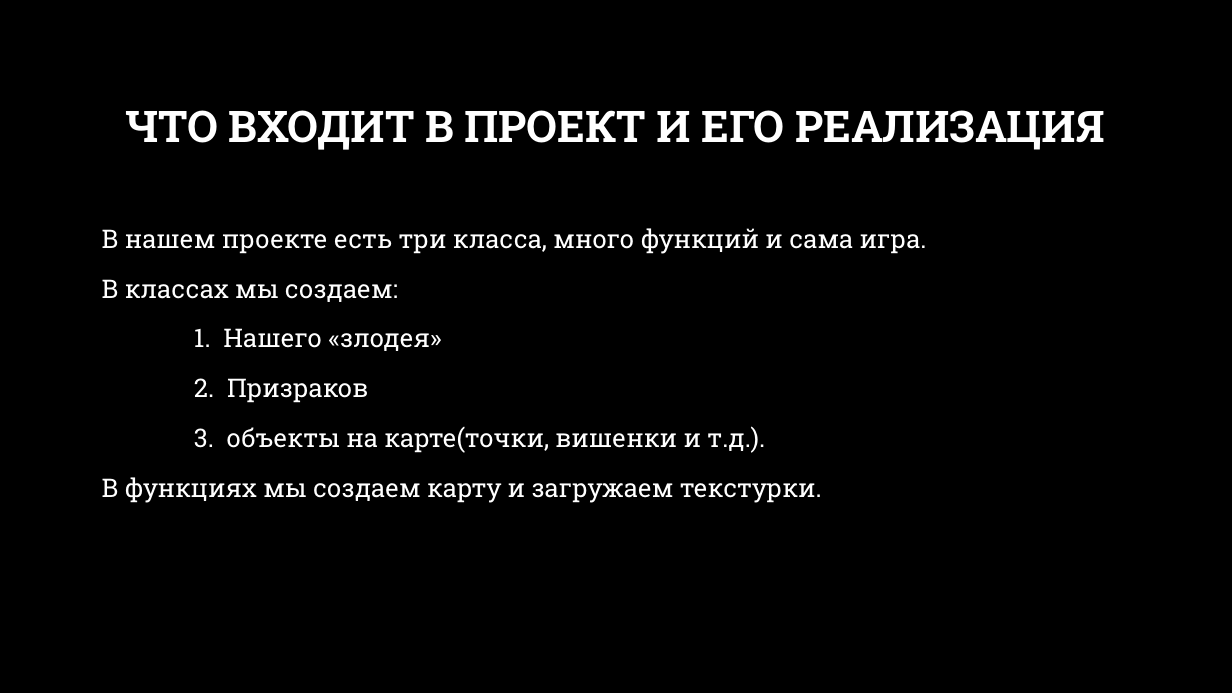
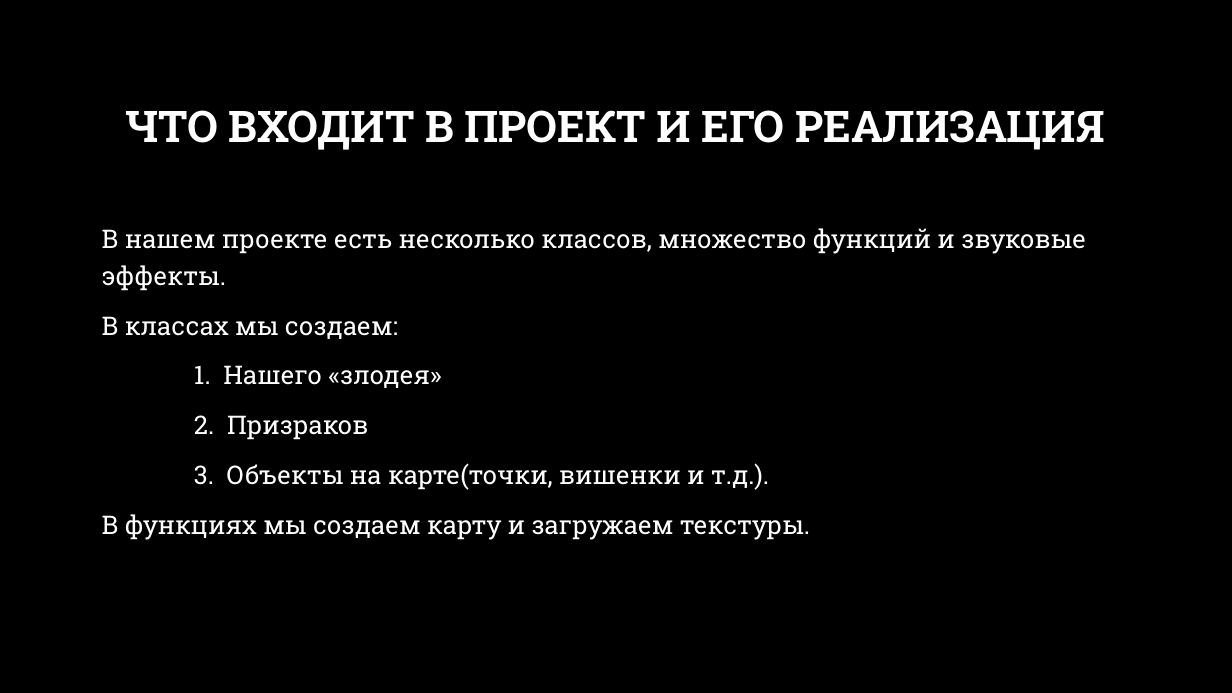
Before and after one commit to Podlesnyh4Dima/pacman, a slide deck: slide 3 of Pacman презентация (1).pptx. Drawn at 1232x693 pixels with LibreOffice and Linux fonts; fonts in the diff are those of the drawing; background and template pictures are left out. Boxes give left, top, right and bottom in pixels: in the first picture for what was removed or moved away, otherwise in the second. Text is boxed around its words. In the diff, an @@ line names an element or a change of style, - is before the commit and + after.

```diff
--- a/Pacman презентация (1).pptx
+++ b/Pacman презентация (1).pptx
@@ text at (x1=102, y1=228, x2=1086, y2=291): text changed @@
-В нашем проекте есть три класса, много функций и сама игра.
+В нашем проекте есть несколько классов, множество функций и звуковые эффекты.
@@ text at (x1=102, y1=463, x2=810, y2=540): text changed @@
-3. объекты на карте(точки, вишенки и т.д.).
-В функциях мы создаем карту и загружаем текстурки.
+3. Объекты на карте(точки, вишенки и т.д.).
+В функциях мы создаем карту и загружаем текстуры.
```
Also in this commit, not shown: 2 other slides changed.
